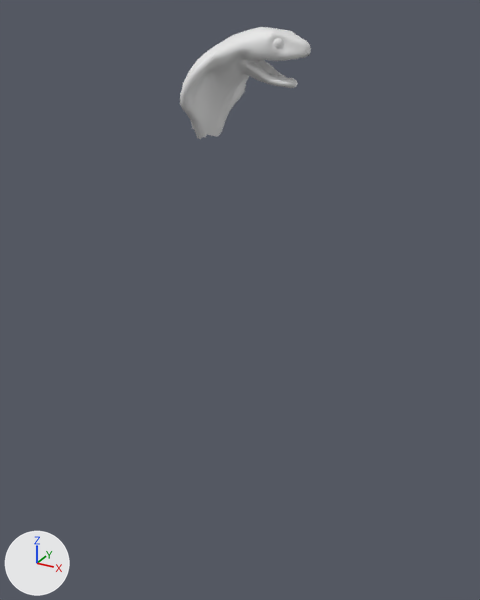
Two versions of the Blender file snake.blend, one commit apart.
Rendered twice from a camera (50 mm lens) standing at (11.5, -22.8, 1.3) and looking at (-1.6, 1.0, -10.6). Lighting does not change. The marker at lower left points along +X, +Y and +Z.

Names of what the first picture shows: 'RetopoFlow'.
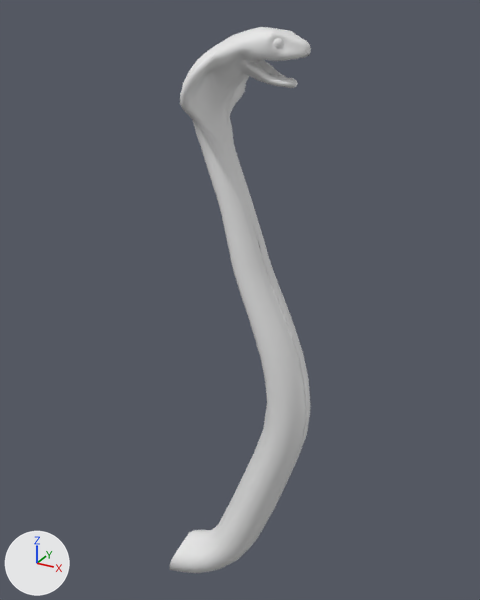
What differs and where, as boxes [x1, y1, x2, y2] in the pictures (480 x 600 px):
'RetopoFlow', reshaped (8% wider, 384% taller)
    before: [180, 27, 311, 139]
    after: [170, 27, 311, 573]
part 1 of me_retopoflow, built on
    before: [188, 95, 242, 139]
    after: [170, 95, 311, 573]

The change in detail:
me_retopoflow is used by ob_retopoflow; location (0.0, 0.0, 0.0).
me_retopoflow had 887 vertices, 817 faces, 2 loose edges and spanned x -2.93..1.7, y -2.33..0.0, z -3.3..0.71.
me_retopoflow now has 1266 vertices, 1164 faces and spans x -4.83..2.23, y -2.33..0.0, z -26.58..0.71.
me_retopoflow part 1: 90 vertices moved from x -2.93..-1.55, y -2.06..0.0, z -3.12..-1.84 to x -2.86..-1.54, y -2.06..0.0, z -3.4..-1.84; 13 vertices removed from x -2.93..1.16, y -0.88..0.0, z -3.3..-1.12; 392 vertices added at x -4.83..2.23, y -1.24..0.0, z -26.58..-2.8.
